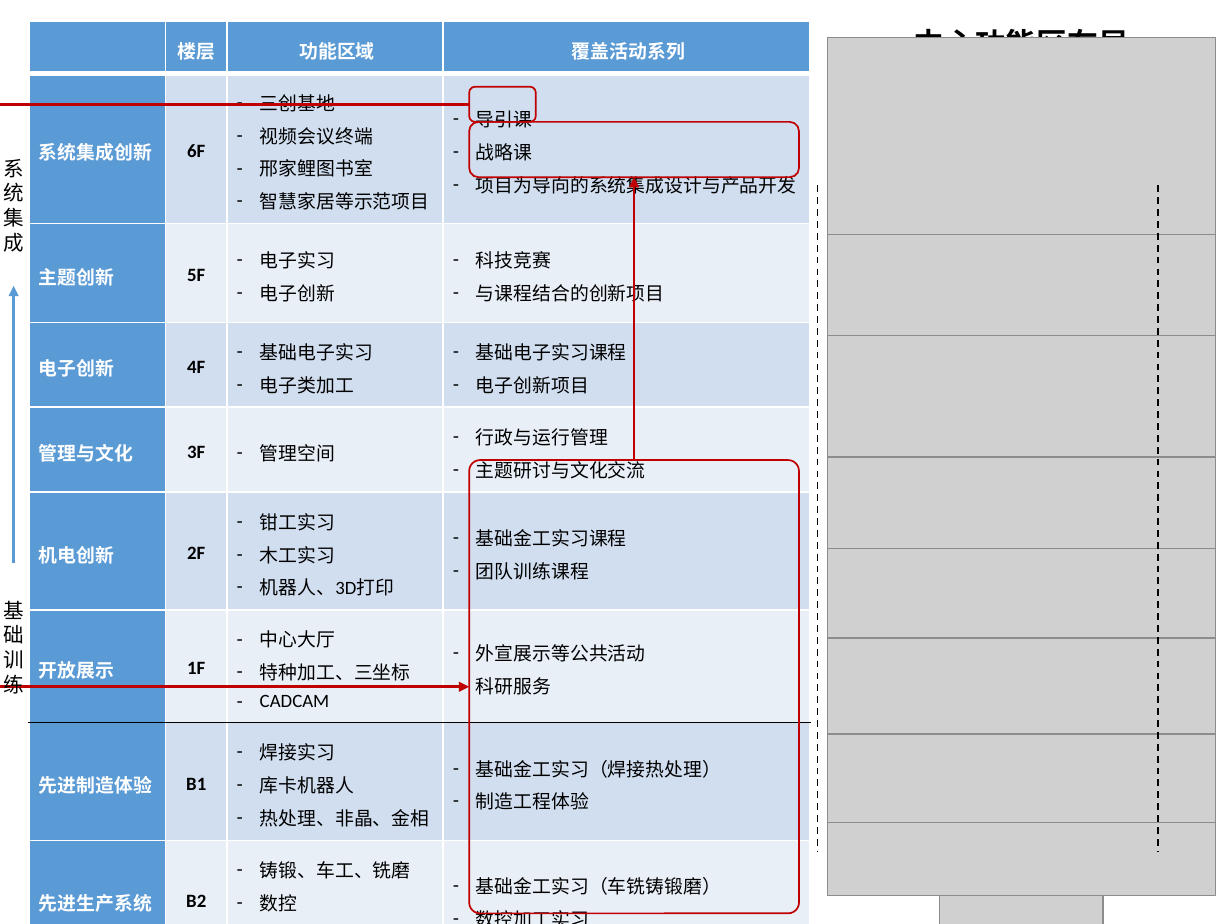
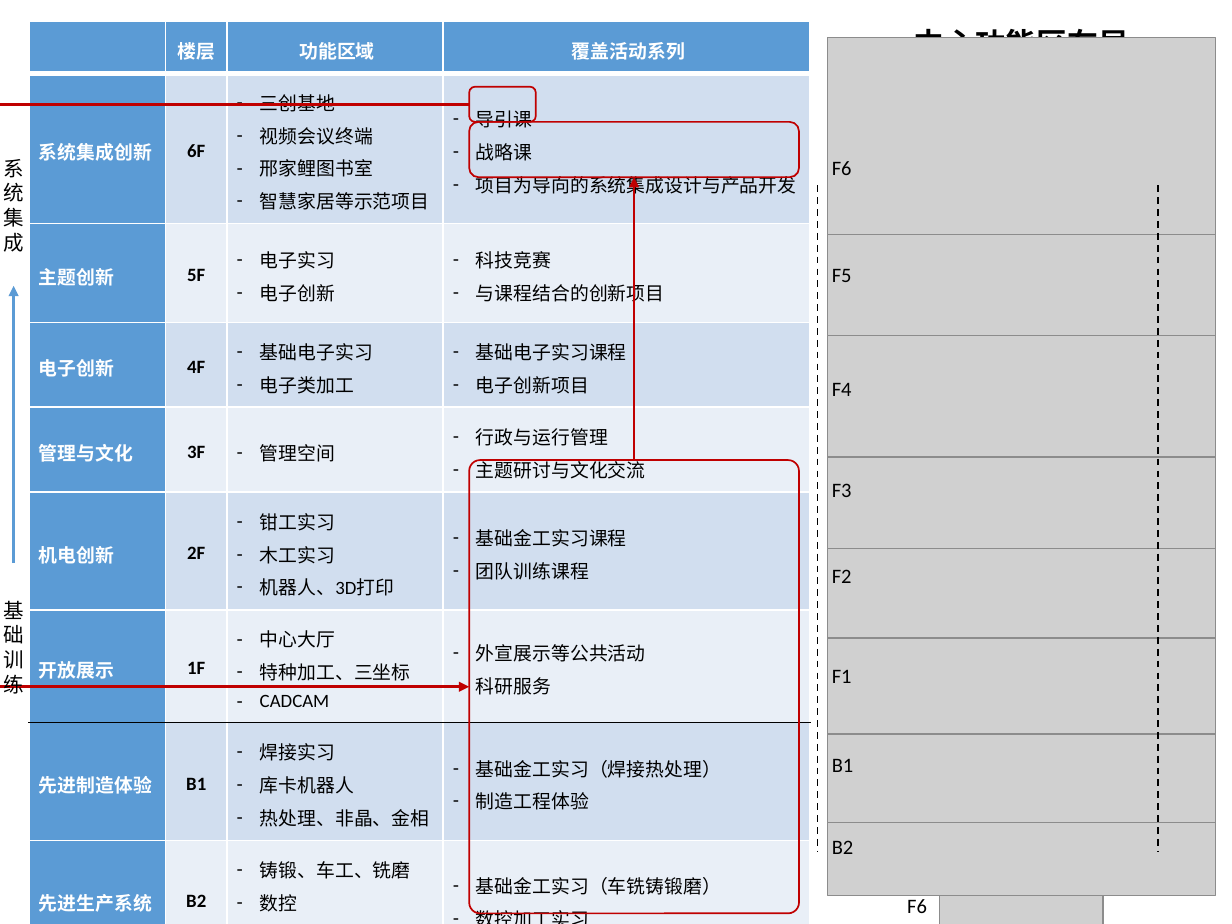
Before and after one commit to woodyme/i.center_my_workzone, a slide deck: slide 8 of 训练中心创客交叉融合空间建设/doc/创客融合空间运行模式.pptx (slide 7 before the commit). Drawn at 1232x924 pixels with LibreOffice and Linux fonts; fonts in the diff are those of the drawing; grey boxes stand for pictures. Boxes give left, top, right and bottom in pixels: in the first picture for what was removed or moved away, otherwise in the second. Text is boxed around its words. In the diff, an @@ line names an element or a change of style, - is before the commit and + after.

```diff
--- a/训练中心创客交叉融合空间建设/doc/创客融合空间运行模式.pptx
+++ b/训练中心创客交叉融合空间建设/doc/创客融合空间运行模式.pptx
@@ group added at [832,161,927,913]: 9 texts @@
+F6
+F5
+F4
+F3
+F2
+F1
+B1
+B2
+F6
```
Also in this commit, not shown: 3 other slides changed, 1 slide added, 2 other files.
